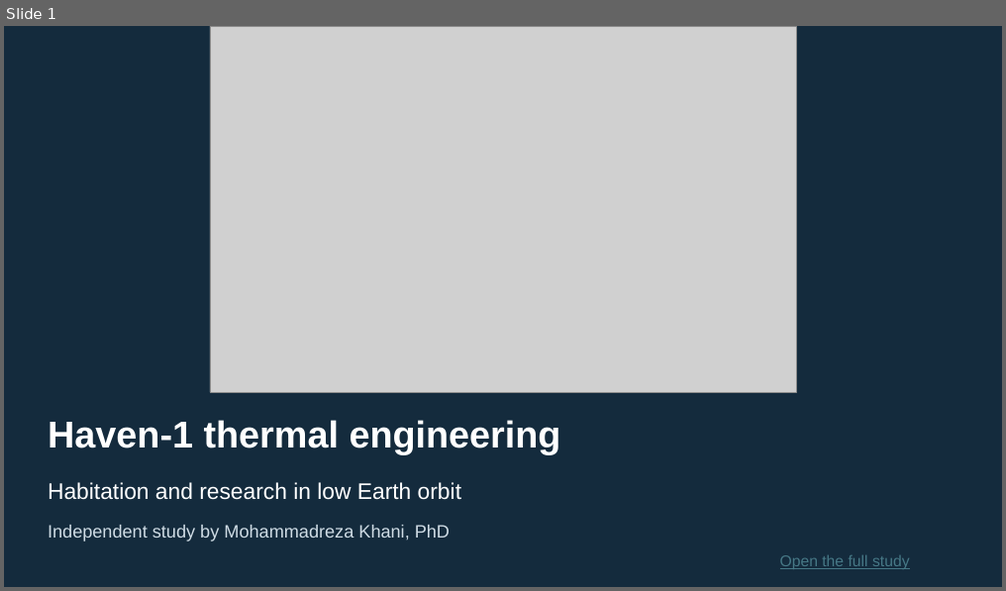
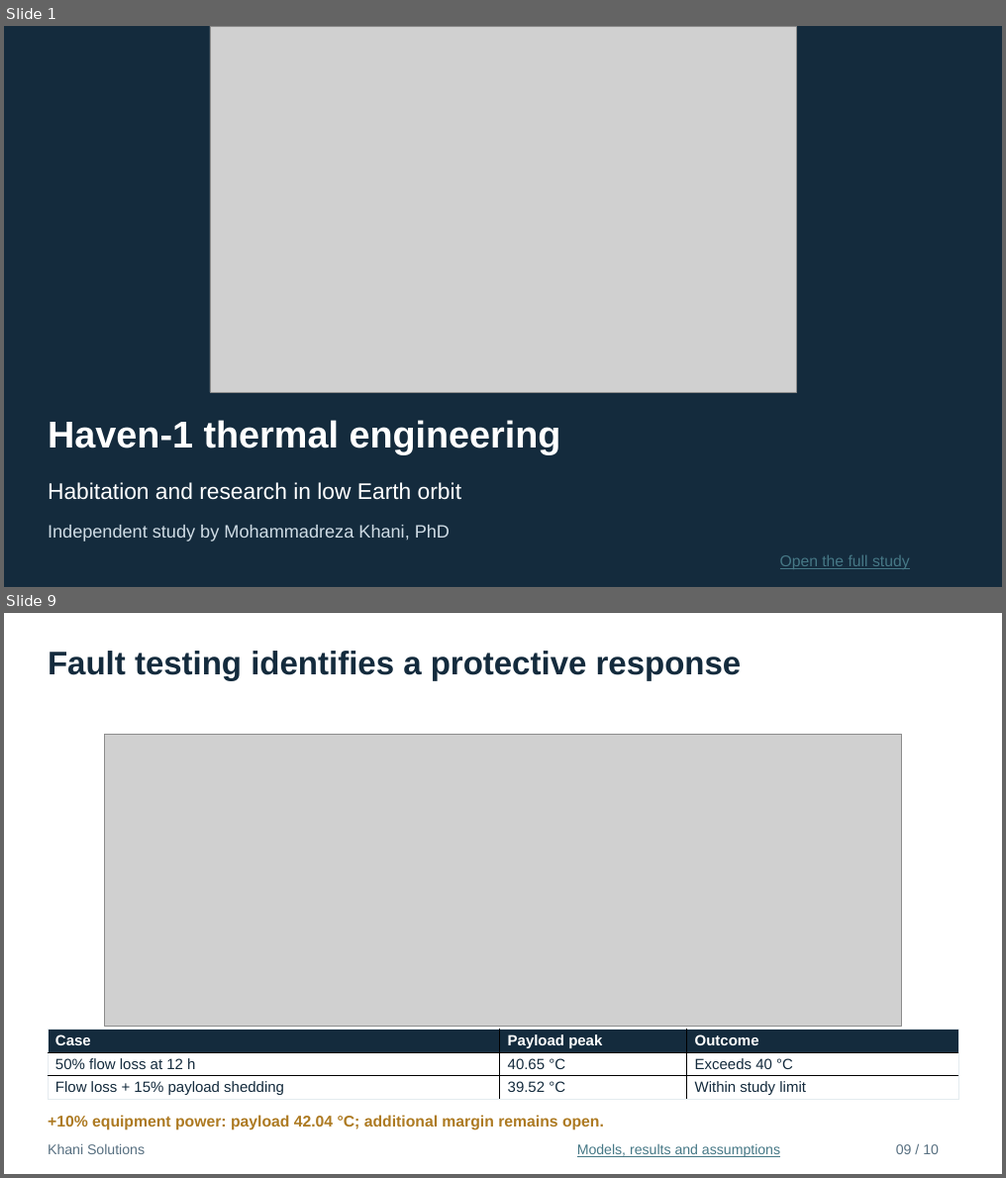
Before and after one commit to mrkhani88/khani-solutions-site, a slide deck: assets/studies/vast-haven-1/interview/Haven1_Thermal_Engineering_Interview.pptx. Shown one above the other, each under a label of ours: slide 1 before the commit, slides 1 and 9 after it; the slides between them are not shown. The pictures are 1006x591 and 1006x1178 pixels, drawn with LibreOffice and Linux fonts; fonts in the diff are those of the drawing; grey boxes stand for pictures. Boxes give left, top, right and bottom in pixels: in the first picture for what was removed or moved away, otherwise in the second. Text is boxed around its words. In the diff, an @@ line names an element or a change of style, - is before the commit and + after.

Commit message:
Connect Haven thermal CFD and FEM study and update ten-slide interview deck

```diff
--- a/assets/studies/vast-haven-1/interview/Haven1_Thermal_Engineering_Interview.pptx
+++ b/assets/studies/vast-haven-1/interview/Haven1_Thermal_Engineering_Interview.pptx
@@ slide 9 added at (4,613,1002,1174), background #FFFFFF @@
@@ text added at (48,651,742,681), 31.5 pt, text #142B3D, bold @@
+Fault testing identifies a protective response
@@ picture added at (104,734,902,1026) @@
@@ table added at (48,1029,957,1100), 3 rows, 3 columns @@
+Case | Payload peak | Outcome
+50% flow loss at 12 h | 40.65 °C | Exceeds 40 °C
+Flow loss + 15% payload shedding | 39.52 °C | Within study limit
@@ text added at (48,1115,604,1131), 15 pt, text #AD7A22, bold @@
++10% equipment power: payload 42.04 °C; additional margin remains open.
@@ text added at (48,1144,145,1155), 13.5 pt, text #587081 @@
+Khani Solutions
@@ text added at (577,1144,780,1157), 13.5 pt, text #467886, underline @@
+Models, results and assumptions
@@ text added at (896,1145,939,1155), 13.5 pt, text #587081 @@
+09 / 10
```
Also in this commit, not shown: 2 slides changed, 6 other slides added, 4 slides removed, 23 other files.
